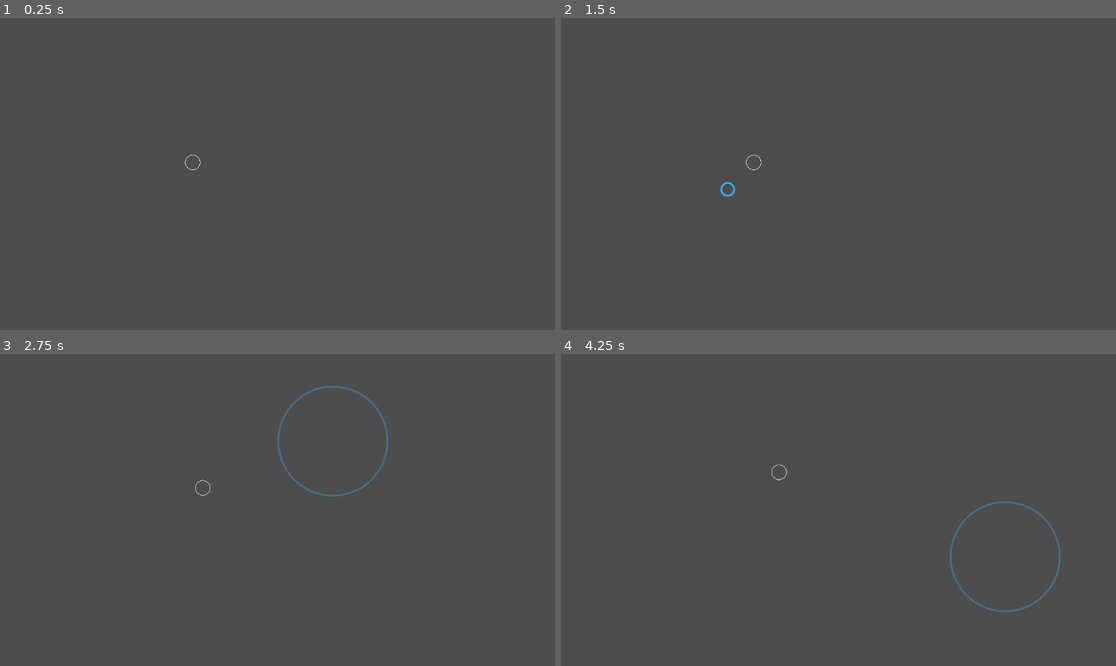
Above: before the commit, frames 1-4 (two rows, left to right).
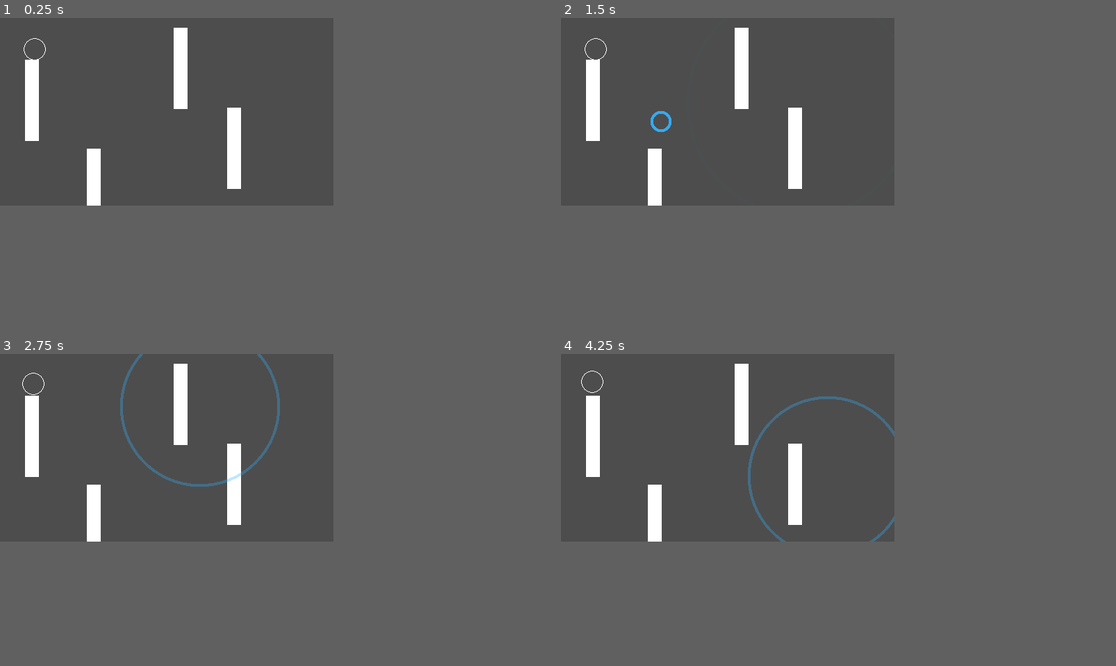
Above: after the commit, the same moments.

Repository: escpad/the-wave-home
Game: Godot game, scene res://main.tscn
Two runs of this game, one before a commit and one after it. Both use one fixed random seed, a clock stepped at 60 frames per second and the inputs below.
Inputs (mouse positions are in pixels of both pictures, inside the frame that each line leads up to):
- Up to frame 1 (0.25 s): no input
- Up to frame 2 (1.5 s): tap Enter at 0.5 s; move the mouse to (960, 158) at 0.52 s; click (960, 158) at 0.67 s; move the mouse to (727, 189) at 1.27 s; click (727, 189) at 1.42 s
- Up to frame 3 (2.75 s): move the mouse to (333, 441) at 2.02 s; click (333, 441) at 2.17 s
- Up to frame 4 (4.25 s): move the mouse to (810, 572) at 2.77 s; click (810, 572) at 2.92 s; move the mouse to (1005, 556) at 3.52 s; click (1005, 556) at 3.67 s
In our replay, the window is 799x449 before the commit and 480x270 after it. These sizes can differ from the game's own. Grey fills any space a smaller window leaves; there, only what the larger window draws over its background counts as a difference.

The runs differ from the first frame. In frame 1, 2.5% of the frame differs, in the area x 4-44%, y 3-61%; in frame 2, 2.6%; in frame 3, 3.4%, in the area x 4-70%, y 0-61%; in frame 4, 3.4%.

Commit message:
feat: added static walls

Diff:
--- a/bubble.gd
+++ b/bubble.gd
@@ -1,15 +1,78 @@
-extends Node2D
+extends CharacterBody2D
 class_name Bubble
 
-var velocity: Vector2 = Vector2.ZERO
-var friction: float = 2.0   # slows down movement
+@export var friction: float = 2.0
+@export var bounce_damping: float = 0.8   # lose 20% speed on bounce
+@export var max_speed: float = 250.0      # hard speed cap
+
+var last_position: Vector2
+
+func _ready() -> void:
+	last_position = global_position
 
 func _physics_process(delta: float) -> void:
-	# apply velocity
-	position += velocity * delta
+	last_position = global_position
 
-	# slow down over time
+	_clamp_speed()
+
+	# Move with collision
+	var motion: Vector2 = velocity * delta
+	var collision: KinematicCollision2D = move_and_collide(motion)
+
+	if collision:
+		var normal: Vector2 = collision.get_normal()
+		velocity = velocity.bounce(normal) * bounce_damping
+
 	velocity = velocity.move_toward(Vector2.ZERO, friction * delta)
+
+	_clamp_to_screen()
+
 
 func apply_wave_force(force: Vector2) -> void:
 	velocity += force
+	_clamp_speed()
+
+
+func _clamp_speed() -> void:
+	var speed: float = velocity.length()
+	if speed > max_speed:
+		velocity = velocity.normalized() * max_speed
+
+
+func _clamp_to_screen() -> void:
+	var radius: float = 8.0
+
+	var screen_width: float = 480.0
+	var screen_height: float = 270.0
+
+	var pos: Vector2 = global_position
+
+	var bounced_x := false
+	var bounced_y := false
+
+	# Left wall
+	if pos.x < radius:
+		pos.x = radius
+		bounced_x = true
+
+	# Right wall
+	if pos.x > screen_width - radius:
+		pos.x = screen_width - radius
+		bounced_x = true
+
+	# Top wall
+	if pos.y < radius:
+		pos.y = radius
+		bounced_y = true
+
+	# Bottom wall
+	if pos.y > screen_height - radius:
+		pos.y = screen_height - radius
+		bounced_y = true
+
+	if bounced_x:
+		velocity.x = -velocity.x * bounce_damping
+	if bounced_y:
+		velocity.y = -velocity.y * bounce_damping
+
+	global_position = pos
--- a/bubble.tscn
+++ b/bubble.tscn
@@ -1,10 +1,17 @@
-[gd_scene load_steps=3 format=3 uid="uid://dvt3d5wwhrfcm"]
+[gd_scene load_steps=4 format=3 uid="uid://dvt3d5wwhrfcm"]
 
 [ext_resource type="Script" uid="uid://cm45n1qjxot1h" path="res://bubble.gd" id="1_n2mqj"]
 [ext_resource type="Texture2D" uid="uid://h1o58h3s4oot" path="res://assets/bubble.png" id="2_y2db8"]
 
-[node name="Bubble" type="Node2D"]
+[sub_resource type="CircleShape2D" id="CircleShape2D_y2db8"]
+radius = 16.0
+
+[node name="Bubble" type="CharacterBody2D"]
+texture_filter = 1
 script = ExtResource("1_n2mqj")
 
 [node name="Sprite2D" type="Sprite2D" parent="."]
 texture = ExtResource("2_y2db8")
+
+[node name="CollisionShape2D" type="CollisionShape2D" parent="."]
+shape = SubResource("CircleShape2D_y2db8")
--- a/main.gd
+++ b/main.gd
@@ -5,27 +5,33 @@
 
 var bubble: Bubble
 
-func _ready():
-	# Spawn 1 bubble in the middle (or wherever)
+func _ready() -> void:
 	bubble = bubble_scene.instantiate()
-	bubble.position = Vector2(400, 300)
+	bubble.position = Vector2(50, 50)
 	add_child(bubble)
 
-func _unhandled_input(event):
-	if event is InputEventMouseButton and event.pressed and event.button_index == MOUSE_BUTTON_LEFT:
-		var r = ripple_scene.instantiate()
-		r.position = event.position
-		add_child(r)
+func _unhandled_input(event: InputEvent) -> void:
+	if event is InputEventMouseButton and event.button_index == MOUSE_BUTTON_LEFT and event.pressed:
+		_spawn_ripple(event.position)
+
+func _spawn_ripple(origin: Vector2) -> void:
+	if ripple_scene == null:
+		return
+
+	var r = ripple_scene.instantiate()
+	r.position = origin
+	add_child(r)
+
+	if r.has_signal("wave_force"):
 		r.wave_force.connect(_on_wave_force)
 
 func _on_wave_force(origin: Vector2, radius: float, strength: float) -> void:
-	if not bubble:
+	if bubble == null:
 		return
 
-	var dist = bubble.global_position.distance_to(origin)
+	var dist: float = bubble.global_position.distance_to(origin)
 
-	# If bubble is near the ripple's current ring
 	if abs(dist - radius) < 20.0:
-		var dir = (bubble.global_position - origin).normalized()
-		var force = dir * strength * 0.01
+		var dir: Vector2 = (bubble.global_position - origin).normalized()
+		var force: Vector2 = dir * strength * 0.01
 		bubble.apply_wave_force(force)
--- a/main.tscn
+++ b/main.tscn
@@ -1,10 +1,23 @@
-[gd_scene load_steps=4 format=3 uid="uid://dut7jpo4rd6qb"]
+[gd_scene load_steps=5 format=3 uid="uid://dut7jpo4rd6qb"]
 
 [ext_resource type="Script" uid="uid://dk06oe2eeb006" path="res://main.gd" id="1_ig7tw"]
 [ext_resource type="PackedScene" uid="uid://c2gtb6u2umolh" path="res://ripple.tscn" id="2_0xm2m"]
 [ext_resource type="PackedScene" uid="uid://dvt3d5wwhrfcm" path="res://bubble.tscn" id="3_h2yge"]
+[ext_resource type="PackedScene" uid="uid://c7ouhk0mphopn" path="res://wall.tscn" id="4_1bvp3"]
 
 [node name="Main" type="Node2D"]
 script = ExtResource("1_ig7tw")
 ripple_scene = ExtResource("2_0xm2m")
 bubble_scene = ExtResource("3_h2yge")
+
+[node name="Wall" parent="." instance=ExtResource("4_1bvp3")]
+position = Vector2(46, 71)
+
+[node name="Wall2" parent="." instance=ExtResource("4_1bvp3")]
+position = Vector2(135, 199)
+
+[node name="Wall3" parent="." instance=ExtResource("4_1bvp3")]
+position = Vector2(337, 140)
+
+[node name="Wall4" parent="." instance=ExtResource("4_1bvp3")]
+position = Vector2(260, 25)
--- a/project.godot
+++ b/project.godot
@@ -14,3 +14,11 @@
 run/main_scene="uid://dut7jpo4rd6qb"
 config/features=PackedStringArray("4.5", "Forward Plus")
 config/icon="res://icon.svg"
+
+[display]
+
+window/size/viewport_width=480
+window/size/viewport_height=270
+window/size/resizable=false
+window/stretch/mode="viewport"
+window/stretch/scale_mode="integer"
--- a/ripple.gd
+++ b/ripple.gd
@@ -15,8 +15,7 @@
 	radius += grow_speed * delta
 	alpha -= fade_speed * delta
 
-	# Emit a wave with diminishing strength
-	var strength := alpha * 500.0
+	var strength := alpha * 300.0
 	emit_signal("wave_force", global_position, radius, strength)
 
 	if alpha <= 0 or radius > max_radius:
--- /dev/null
+++ b/wall.gd
@@ -0,0 +1,7 @@
+extends StaticBody2D
+
+# You can use this later to add effects when the bubble hits
+func _on_bubble_collided(body: Node):
+	if body.name == "Bubble":
+		# e.g. play sound, flash, etc.
+		pass
--- /dev/null
+++ b/wall.tscn
@@ -0,0 +1,20 @@
+[gd_scene load_steps=4 format=3 uid="uid://c7ouhk0mphopn"]
+
+[ext_resource type="Script" uid="uid://th14o8n4muh5" path="res://wall.gd" id="1_xxgf6"]
+
+[sub_resource type="RectangleShape2D" id="RectangleShape2D_oh6kn"]
+size = Vector2(20, 118)
+
+[sub_resource type="CanvasTexture" id="CanvasTexture_xxgf6"]
+
+[node name="Wall" type="StaticBody2D"]
+script = ExtResource("1_xxgf6")
+
+[node name="CollisionShape2D" type="CollisionShape2D" parent="."]
+position = Vector2(0, 49)
+shape = SubResource("RectangleShape2D_oh6kn")
+
+[node name="Sprite2D" type="Sprite2D" parent="."]
+position = Vector2(0.20592546, 47.744526)
+scale = Vector2(-20.304245, 116.510956)
+texture = SubResource("CanvasTexture_xxgf6")
Not shown, added: wall.gd.uid
